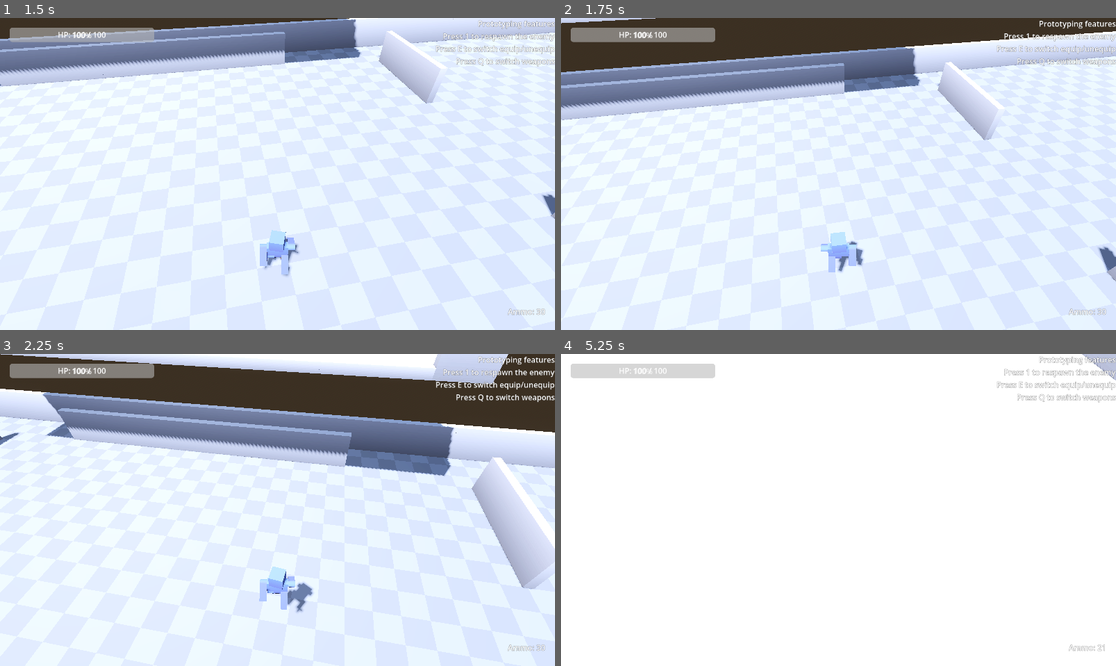
Above: before the commit, frames 1-4 (two rows, left to right).
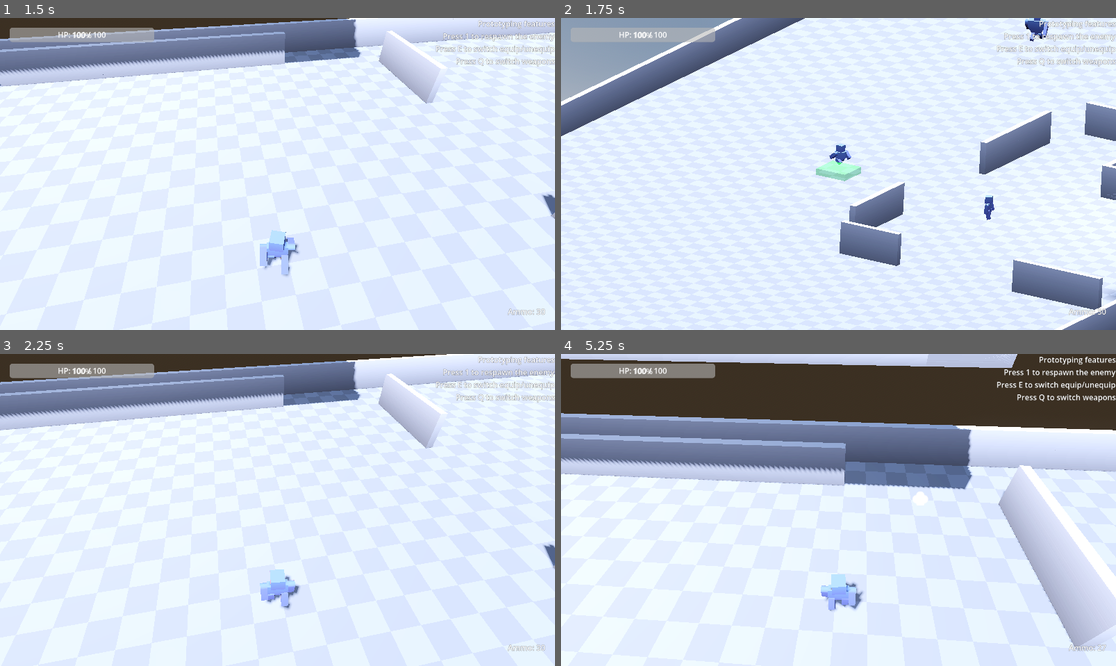
Above: after the commit, the same moments.

Repository: galih9/3d-semi-isometric-test
Game: Godot game, scene res://Scenes/MainMenu.tscn
Same seed, same stepped clock (60 frames per second), same inputs: the game is played once before the commit and once after it.
Inputs (mouse positions are in pixels of both pictures, inside the frame that each line leads up to):
- Up to frame 1 (1.5 s): click "PLAY" at 0.5 s; tap E (action) at 1.25 s; move the mouse to (305, 174) at 1.27 s; hold W (move_forward) from 1.28 s (still down); hold E (action) from 1.28 s (still down); click (305, 174) at 1.42 s
- Up to frame 2 (1.75 s): keep holding W (move_forward); keep holding E (action); tap Space (jump) at 1.52 s; tap B (build_mode, bound only after the commit) at 1.55 s
- Up to frame 3 (2.25 s): keep holding W (move_forward); move the mouse to (249, 510) at 2.02 s; release E (action) at 2.03 s; tap B (build_mode, bound only after the commit) at 2.1 s; click (249, 510) at 2.17 s
- Up to frame 4 (5.25 s): keep holding W (move_forward); tap Space (jump) at 2.27, 3.77, 4.52 s; tap E (action) at 2.3, 2.75, 3.8, 4.25, 5 s; move the mouse to (849, 503) at 2.77 s; hold E (action) 2.78-3.53 s; click (849, 503) at 2.92 s; tap B (build_mode, bound only after the commit) at 3.05, 4.55 s; move the mouse to (832, 516) at 3.52 s; tap Q (quick_switch) at 3.6 s; click (832, 516) at 3.67 s; move the mouse to (877, 513) at 4.27 s; press the mouse at (877, 513) at 4.28 s; tap R (reload) at 4.9 s; move the mouse to (794, 506) at 5.02 s; release the mouse at (794, 506) at 5.03 s; tap 1 (slot1) at 5.1 s; click (794, 506) at 5.17 s

Frame 1 is identical in both runs. In frame 2, 29% of the frame differs, in the area x 0-100%, y 0-100%; in frame 3, 30%; in frame 4, 71%.

Commit message:
add base building basis

Diff:
--- /dev/null
+++ b/Scenes/Construction/single_floor.tscn
@@ -0,0 +1,30 @@
+[gd_scene format=3 uid="uid://be2xc4snn1k8h"]
+
+[ext_resource type="PackedScene" uid="uid://be1nrccuctfxn" path="res://Asset/floor-thick.glb" id="1_q3o5o"]
+[ext_resource type="Script" path="res://Scripts/construction_item.gd" id="2_script"]
+
+[sub_resource type="ConcavePolygonShape3D" id="ConcavePolygonShape3D_0dgnl"]
+data = PackedVector3Array(-0.5, 0.19999999, -0.5, -0.5, 0, -0.5, 0.5, 0, -0.5, 0.5, 0, -0.5, 0.5, 0.19999999, -0.5, -0.5, 0.19999999, -0.5, -0.5, 0, 0.5, -0.5, 0, -0.5, -0.5, 0.19999999, -0.5, -0.5, 0.19999999, -0.5, -0.5, 0.19999999, 0.5, -0.5, 0, 0.5, -0.5, 0, 0.5, 0.5, 0, 0.5, 0.5, 0, -0.5, 0.5, 0, -0.5, -0.5, 0, -0.5, -0.5, 0, 0.5, 0.5, 0.19999999, 0.5, 0.5, 0, 0.5, -0.5, 0, 0.5, -0.5, 0, 0.5, -0.5, 0.19999999, 0.5, 0.5, 0.19999999, 0.5, 0.5, 0.19999999, 0.5, 0.5, 0.19999999, -0.5, 0.5, 0, -0.5, 0.5, 0, -0.5, 0.5, 0, 0.5, 0.5, 0.19999999, 0.5, -0.5, 0.19999999, -0.5, 0.5, 0.19999999, -0.5, 0.5, 0.19999999, 0.5, 0.5, 0.19999999, 0.5, -0.5, 0.19999999, 0.5, -0.5, 0.19999999, -0.5)
+
+[node name="SingleFloor" unique_id=238284794 instance=ExtResource("1_q3o5o")]
+script = ExtResource("2_script")
+
+[node name="StaticBody3D" parent="floor-thick" index="0"]
+unique_id = 398873662
+
+[node name="CollisionShape3D" parent="floor-thick/StaticBody3D" index="0"]
+unique_id = 1756527144
+shape = SubResource("ConcavePolygonShape3D_0dgnl")
+
+# Markers for snapping (assuming 1x1 size, centered at 0,0)
+[node name="SnapNorth" type="Marker3D" parent="." index="1"]
+transform = Transform3D(1, 0, 0, 0, 1, 0, 0, 0, 1, 0, 0, -0.5)
+
+[node name="SnapSouth" type="Marker3D" parent="." index="2"]
+transform = Transform3D(-1, 0, -8.74228e-08, 0, 1, 0, 8.74228e-08, 0, -1, 0, 0, 0.5)
+
+[node name="SnapEast" type="Marker3D" parent="." index="3"]
+transform = Transform3D(-4.37114e-08, 0, -1, 0, 1, 0, 1, 0, -4.37114e-08, 0.5, 0, 0)
+
+[node name="SnapWest" type="Marker3D" parent="." index="4"]
+transform = Transform3D(-4.37114e-08, 0, 1, 0, 1, 0, -1, 0, -4.37114e-08, -0.5, 0, 0)
--- /dev/null
+++ b/Scenes/Construction/single_wall.tscn
@@ -0,0 +1,17 @@
+[gd_scene format=3 uid="uid://dw0df2v7gy3dn"]
+
+[ext_resource type="PackedScene" uid="uid://d2ogum7pjllga" path="res://Asset/wall.glb" id="1_sc377"]
+[ext_resource type="Script" path="res://Scripts/construction_item.gd" id="2_script"]
+
+[sub_resource type="ConcavePolygonShape3D" id="ConcavePolygonShape3D_580tv"]
+data = PackedVector3Array(0.099999994, 1, 0.5, 0.099999994, 1, -0.5, 0.099999994, 0, -0.5, 0.099999994, 0, -0.5, 0.099999994, 0, 0.5, 0.099999994, 1, 0.5, -0.099999994, 1, -0.5, -0.099999994, 0, -0.5, 0.099999994, 0, -0.5, 0.099999994, 0, -0.5, 0.099999994, 1, -0.5, -0.099999994, 1, -0.5, -0.099999994, 0, 0.5, -0.099999994, 0, -0.5, -0.099999994, 1, -0.5, -0.099999994, 1, -0.5, -0.099999994, 1, 0.5, -0.099999994, 0, 0.5, 0.099999994, 1, 0.5, 0.099999994, 0, 0.5, -0.099999994, 0, 0.5, -0.099999994, 0, 0.5, -0.099999994, 1, 0.5, 0.099999994, 1, 0.5, -0.099999994, 0, 0.5, 0.099999994, 0, 0.5, 0.099999994, 0, -0.5, 0.099999994, 0, -0.5, -0.099999994, 0, -0.5, -0.099999994, 0, 0.5, -0.099999994, 1, -0.5, 0.099999994, 1, -0.5, 0.099999994, 1, 0.5, 0.099999994, 1, 0.5, -0.099999994, 1, 0.5, -0.099999994, 1, -0.5)
+
+[node name="SingleWall" unique_id=1738359082 instance=ExtResource("1_sc377")]
+script = ExtResource("2_script")
+
+[node name="StaticBody3D" parent="wall" index="0"]
+unique_id = 2017887736
+
+[node name="CollisionShape3D" parent="wall/StaticBody3D" index="0"]
+unique_id = 1009102628
+shape = SubResource("ConcavePolygonShape3D_580tv")
--- /dev/null
+++ b/Scripts/building_manager.gd
@@ -0,0 +1,166 @@
+extends Node3D
+
+const ConstructionItemScript = preload("res://Scripts/construction_item.gd")
+
+@export var floor_scene: PackedScene = preload("res://Scenes/Construction/single_floor.tscn")
+@export var wall_scene: PackedScene = preload("res://Scenes/Construction/single_wall.tscn")
+@export var snap_threshold: float = 2.0
+
+@onready var build_camera: Camera3D = %BuildCamera
+@onready var player: CharacterBody3D = %Player
+
+var current_ghost: Node3D = null
+var current_scene_to_build: PackedScene = null
+var active_build_mode: bool = false
+
+# Raycasting
+const RAY_LENGTH = 1000.0
+
+func _ready() -> void:
+	# Ensure primary_click action exists
+	if not InputMap.has_action("primary_click"):
+		InputMap.add_action("primary_click")
+		var ev = InputEventMouseButton.new()
+		ev.button_index = MOUSE_BUTTON_LEFT
+		InputMap.action_add_event("primary_click", ev)
+
+	# Connect to build mode signal or check state in process
+	# Assuming GameManager or input handles build mode toggling.
+	# For this implementation, we check build_camera state.
+
+	# Initial Setup
+	current_scene_to_build = floor_scene
+
+func _process(_delta: float) -> void:
+	# Check if we should be active
+	var is_cam_active = build_camera.current
+
+	if is_cam_active and not active_build_mode:
+		_enter_build_mode()
+	elif not is_cam_active and active_build_mode:
+		_exit_build_mode()
+
+	if active_build_mode:
+		_handle_building_logic()
+
+func _enter_build_mode() -> void:
+	active_build_mode = true
+	Input.mouse_mode = Input.MOUSE_MODE_VISIBLE
+	if player.has_method("set_frozen"):
+		player.set_frozen(true)
+
+	# Spawn initial ghost
+	_spawn_ghost()
+
+func _exit_build_mode() -> void:
+	active_build_mode = false
+	Input.mouse_mode = Input.MOUSE_MODE_CAPTURED
+	if player.has_method("set_frozen"):
+		player.set_frozen(false)
+
+	_despawn_ghost()
+
+func _input(event: InputEvent) -> void:
+	if not active_build_mode:
+		return
+
+	if event.is_action_pressed("ui_left"):
+		_change_construction_item(floor_scene)
+	elif event.is_action_pressed("ui_right"):
+		_change_construction_item(wall_scene)
+	elif event.is_action_pressed("primary_click"):
+		if current_ghost and current_ghost.visible:
+			_place_object()
+
+func _change_construction_item(new_scene: PackedScene) -> void:
+	current_scene_to_build = new_scene
+	_despawn_ghost()
+	_spawn_ghost()
+
+func _spawn_ghost() -> void:
+	if current_scene_to_build:
+		current_ghost = current_scene_to_build.instantiate()
+		add_child(current_ghost)
+		# Use script constant for enum
+		if current_ghost.has_method("set_state"):
+			current_ghost.set_state(ConstructionItemScript.State.GHOST)
+
+func _despawn_ghost() -> void:
+	if current_ghost:
+		current_ghost.queue_free()
+		current_ghost = null
+
+func _handle_building_logic() -> void:
+	if not current_ghost:
+		return
+
+	var mouse_pos = get_viewport().get_mouse_position()
+	var from = build_camera.project_ray_origin(mouse_pos)
+	var to = from + build_camera.project_ray_normal(mouse_pos) * RAY_LENGTH
+
+	var space_state = get_world_3d().direct_space_state
+	var query = PhysicsRayQueryParameters3D.create(from, to)
+	# query.collision_mask = ... # Set if specific layers needed (e.g., ground/floors only)
+
+	var result = space_state.intersect_ray(query)
+
+	if result:
+		var hit_position = result.position
+		var hit_collider = result.collider
+
+		# Snapping Logic
+		var snapped_transform = Transform3D(Basis(), hit_position)
+		var _found_snap = false
+
+		# Check for markers if hitting a valid structure
+		# Assuming collider is part of a construction item (SingleFloor)
+		# Node structure: SingleFloor -> floor-thick -> StaticBody3D -> CollisionShape
+		# So collider is StaticBody3D. Owner or parent logic:
+		var root_node = hit_collider.owner
+		if not root_node and hit_collider.get_parent():
+			root_node = hit_collider.get_parent().get_parent() # Heuristic for imported scenes
+
+		# Check type using preloaded script
+		if root_node and root_node is ConstructionItemScript:
+			# Look for Markers
+			var best_dist = snap_threshold
+			var best_marker = null
+
+			for child in root_node.get_children():
+				if child is Marker3D:
+					var marker_global_pos = child.global_position
+					var dist = hit_position.distance_to(marker_global_pos)
+					if dist < best_dist:
+						best_dist = dist
+						best_marker = child
+
+			if best_marker:
+				snapped_transform = best_marker.global_transform
+				_found_snap = true
+
+				# For walls (or generally), align rotation to marker
+				# Markers on floor should be oriented such that -Z (Forward) points OUT or ALONG the edge appropriate for the wall
+				# The current_ghost will adopt this transform
+
+		# Apply transform
+		current_ghost.global_transform = snapped_transform
+		current_ghost.visible = true
+	else:
+		# Hide ghost if pointing at void? Or detect ground plane (y=0)?
+		# For now, let's plane-cast to Y=0 if no hit, or just hide
+		var plane = Plane(Vector3.UP, 0)
+		var intersection = plane.intersects_ray(from, build_camera.project_ray_normal(mouse_pos))
+
+		if intersection:
+			current_ghost.global_position = intersection
+			current_ghost.global_rotation = Vector3.ZERO
+			current_ghost.visible = true
+		else:
+			current_ghost.visible = false
+
+func _place_object() -> void:
+	var new_obj = current_scene_to_build.instantiate()
+	get_parent().add_child(new_obj) # Add to main scene root preferably
+	new_obj.global_transform = current_ghost.global_transform
+	if new_obj.has_method("set_state"):
+		new_obj.set_state(ConstructionItemScript.State.PLACED)
--- /dev/null
+++ b/Scripts/construction_item.gd
@@ -0,0 +1,61 @@
+extends Node3D
+class_name ConstructionItem
+
+enum State {GHOST, PLACED}
+
+var current_state: State = State.PLACED
+var ghost_material_override: StandardMaterial3D
+
+@onready var collision_shapes: Array[CollisionShape3D] = []
+@onready var mesh_instances: Array[MeshInstance3D] = []
+
+func _ready() -> void:
+	# Find all collision shapes and meshes recursively if needed,
+	# but for now we assume they are children or grandchildren.
+	_find_children_nodes(self)
+
+func _find_children_nodes(node: Node) -> void:
+	for child in node.get_children():
+		if child is CollisionShape3D:
+			collision_shapes.append(child)
+		elif child is MeshInstance3D:
+			mesh_instances.append(child)
+
+		# Recursive search
+		if child.get_child_count() > 0:
+			_find_children_nodes(child)
+
+func set_state(state: State) -> void:
+	current_state = state
+
+	match state:
+		State.GHOST:
+			# Disable collisions
+			for shape in collision_shapes:
+				shape.disabled = true
+
+			# Apply visual ghost effect (e.g., transparency/green tint)
+			_apply_ghost_visuals()
+
+		State.PLACED:
+			# Enable collisions
+			for shape in collision_shapes:
+				shape.disabled = false
+
+			# Restore original visuals
+			_restore_visuals()
+
+func _apply_ghost_visuals() -> void:
+	if not ghost_material_override:
+		ghost_material_override = StandardMaterial3D.new()
+		ghost_material_override.transparency = BaseMaterial3D.TRANSPARENCY_ALPHA
+		ghost_material_override.albedo_color = Color(0.2, 1.0, 0.2, 0.5) # Semi-transparent green
+
+	for mesh in mesh_instances:
+		# Store original material if not already?
+		# For simplicity, we just override component materials
+		mesh.material_override = ghost_material_override
+
+func _restore_visuals() -> void:
+	for mesh in mesh_instances:
+		mesh.material_override = null
--- a/Scripts/game_manager.gd
+++ b/Scripts/game_manager.gd
@@ -2,6 +2,7 @@
 
 # Store enemy spawn data: { "scene_path": String, "transform": Transform3D }
 var initial_enemies_data: Array = []
+@onready var build_camera = %BuildCamera
 
 func _ready() -> void:
 	# Wait one frame to ensure all enemies are initialized and in the group
@@ -22,6 +23,8 @@
 	if event.is_action_pressed("slot1"): # Key 1
 		print("GameManager: Respawning enemies...")
 		respawn_enemies()
+	if event.is_action_pressed("build_mode"):
+		build_camera.current = !build_camera.current
 
 func respawn_enemies() -> void:
 	# 1. Remove existing enemies
--- a/Scripts/player.gd
+++ b/Scripts/player.gd
@@ -20,7 +20,7 @@
 @export var camera_angle: float = -45.0
 @export var camera_smoothness: float = 5.0
 @export var mouse_sensitivity: float = 0.3
-@export var vertical_limit: float = 10.0
+@export var vertical_limit: float = 5.0
 
 # --- Nodes ---
 @onready var anim_player: AnimationPlayer = $AnimationPlayer
@@ -178,6 +178,9 @@
 	_anim_playback = anim_tree.get("parameters/movement/playback")
 
 func _physics_process(delta: float) -> void:
+	if is_frozen:
+		return
+
 	# Gravity
 	if not is_on_floor():
 		velocity.y -= _gravity * delta
@@ -321,6 +324,12 @@
 		gun_attach_point.rotation_degrees.x = - _camera_pitch + 10
 
 func _unhandled_input(event: InputEvent) -> void:
+	if is_frozen:
+		# Still allow unlocking mouse with Escape for safety?
+		if event.is_action_pressed("ui_cancel"):
+			Input.mouse_mode = Input.MOUSE_MODE_VISIBLE
+		return
+
 	if event is InputEventMouseMotion and Input.mouse_mode == Input.MOUSE_MODE_CAPTURED:
 		_camera_yaw -= event.relative.x * mouse_sensitivity * 0.01
 		_camera_pitch -= event.relative.y * mouse_sensitivity * 0.1
@@ -377,7 +386,6 @@
 	if not InputMap.has_action("move_right"): _add_key_action("move_right", KEY_D)
 	if not InputMap.has_action("jump"): _add_key_action("jump", KEY_SPACE)
 	if not InputMap.has_action("sprint"): _add_key_action("sprint", KEY_SHIFT)
-	if not InputMap.has_action("reload"): _add_key_action("reload", KEY_R)
 	if not InputMap.has_action("quick_switch"): _add_key_action("quick_switch", KEY_Q)
 
 func _add_key_action(action_name: String, key_code: int) -> void:
@@ -385,3 +393,14 @@
 	var ev = InputEventKey.new()
 	ev.physical_keycode = key_code
 	InputMap.action_add_event(action_name, ev)
+
+# --- Freeze State for Build Mode ---
+var is_frozen: bool = false
+
+func set_frozen(frozen: bool) -> void:
+	is_frozen = frozen
+	if is_frozen:
+		velocity = Vector3.ZERO
+		# Optional: Reset animations to idle
+		if _anim_playback:
+			_anim_playback.travel("idle")
--- a/main.tscn
+++ b/main.tscn
@@ -8,6 +8,7 @@
 [ext_resource type="PackedScene" uid="uid://b8x7y605w4v3u" path="res://Scenes/ui.tscn" id="4_ui"]
 [ext_resource type="PackedScene" uid="uid://c5gll0id5rvyl" path="res://Library/Scenes/corner_wall.tscn" id="5_7mycd"]
 [ext_resource type="Script" uid="uid://c86gi163gm65a" path="res://Scripts/game_manager.gd" id="6_gm"]
+[ext_resource type="Script" path="res://Scripts/building_manager.gd" id="7_buildmgr"]
 
 [sub_resource type="ProceduralSkyMaterial" id="ProceduralSkyMaterial_sun"]
 sky_horizon_color = Color(0.64625, 0.65575, 0.67075, 1)
@@ -26,35 +27,36 @@
 vertices = PackedVector3Array(-7.75, 0.5, -7.25, -7.5, 0.5, -7.25, -7.25, 0.5, -8.25, -9.25, 0.5, -7.25, -5.5, 0.5, -18 …(770 unchanged characters)…
 polygons = [PackedInt32Array(2, 1, 0), PackedInt32Array(0, 3, 2), PackedInt32Array(2, 3, 4), PackedInt32Array(5, 9, 6), …(1384 unchanged characters)…
 
-[node name="Test Level" type="Node3D"]
+[node name="Test Level" type="Node3D" unique_id=839520520]
 script = ExtResource("6_gm")
 
-[node name="BigEnemy" parent="." groups=["enemies"] instance=ExtResource("1_272bh")]
+[node name="BigEnemy" parent="." unique_id=1794780639 groups=["enemies"] instance=ExtResource("1_272bh")]
 transform = Transform3D(1, 0, 0, 0, 1, 0, 0, 0, 1, 16.486776, 0.7946434, -13.709339)
 max_health = 1000.0
 
-[node name="Enemy" parent="." groups=["enemies"] instance=ExtResource("2_lquwl")]
+[node name="Enemy" parent="." unique_id=1801826635 groups=["enemies"] instance=ExtResource("2_lquwl")]
 transform = Transform3D(1, 0, 0, 0, 1, 0, 0, 0, 1, 0, 0.17542171, -14.49284)
 
-[node name="Player" parent="." instance=ExtResource("1_1bvp3")]
+[node name="Player" parent="." unique_id=553542295 instance=ExtResource("1_1bvp3")]
+unique_name_in_owner = true
 transform = Transform3D(1, 0, 0, 0, 1, 0, 0, 0, 1, -3.1969447, 0.53692436, -5.2140427)
 
-[node name="DirectionalLight3D" type="DirectionalLight3D" parent="."]
+[node name="DirectionalLight3D" type="DirectionalLight3D" parent="." unique_id=87489133]
 transform = Transform3D(-0.866025, -0.433013, 0.25, 0, 0.5, 0.866025, -0.5, 0.75, -0.433013, 0, 0, 0)
 shadow_enabled = true
 
-[node name="SpotLight3D" type="SpotLight3D" parent="."]
+[node name="SpotLight3D" type="SpotLight3D" parent="." unique_id=1799044027]
 transform = Transform3D(1, 0, 0, 0, -4.371139e-08, 1, 0, -1, -4.371139e-08, 0, 13.400124, -0.2547493)
 light_energy = 5.425
 spot_range = 16.800013
 
-[node name="WorldEnvironment" type="WorldEnvironment" parent="."]
+[node name="WorldEnvironment" type="WorldEnvironment" parent="." unique_id=1692342620]
 environment = SubResource("Environment_0xm2m")
 
-[node name="NavigationRegion3D" type="NavigationRegion3D" parent="."]
+[node name="NavigationRegion3D" type="NavigationRegion3D" parent="." unique_id=1220188284]
 navigation_mesh = SubResource("NavigationMesh_0xm2m")
 
-[node name="Floors" type="GridMap" parent="NavigationRegion3D"]
+[node name="Floors" type="GridMap" parent="NavigationRegion3D" unique_id=716750883]
 mesh_library = ExtResource("3_lquwl")
 cell_size = Vector3(1, 1, 1)
 cell_center_y = false
@@ -63,7 +65,7 @@
 }
 metadata/_editor_floor_ = Vector3(0, 3, 0)
 
-[node name="Walls" type="GridMap" parent="NavigationRegion3D"]
+[node name="Walls" type="GridMap" parent="NavigationRegion3D" unique_id=104815137]
 mesh_library = ExtResource("4_lquwl")
 cell_size = Vector3(1, 1, 1)
 cell_center_y = false
@@ -72,7 +74,16 @@
 }
 metadata/_editor_floor_ = Vector3(0, 0, 0)
 
-[node name="CornerWall" parent="NavigationRegion3D" instance=ExtResource("5_7mycd")]
+[node name="CornerWall" parent="NavigationRegion3D" unique_id=67321336 instance=ExtResource("5_7mycd")]
 transform = Transform3D(-4.371139e-08, 0, -1, 0, 1, 0, 1, 0, -4.371139e-08, 23.1, 0, 3.1)
 
-[node name="UI" parent="." instance=ExtResource("4_ui")]
+[node name="UI" parent="." unique_id=697902261 instance=ExtResource("4_ui")]
+
+[node name="BuildingManager" type="Node3D" parent="." unique_id=987654321]
+script = ExtResource("7_buildmgr")
+
+[node name="BuildCamera" type="Camera3D" parent="." unique_id=311885619]
+unique_name_in_owner = true
+transform = Transform3D(0.49386558, 0.23935871, -0.8359451, 0.05113261, 0.9517088, 0.30271417, 0.8680336, -0.19224414, 0.4577772, -26.592312, 8.996291, 2.6796842)
+projection = 1
+size = 9.421209
--- a/project.godot
+++ b/project.godot
@@ -46,3 +46,8 @@
 "events": [Object(InputEventKey,"resource_local_to_scene":false,"resource_name":"","device":-1,"window_id":0,"alt_press …(192 unchanged characters)…
 ]
 }
+build_mode={
+"deadzone": 0.2,
+"events": [Object(InputEventKey,"resource_local_to_scene":false,"resource_name":"","device":-1,"window_id":0,"alt_pressed":false,"shift_pressed":false,"ctrl_pressed":false,"meta_pressed":false,"pressed":false,"keycode":0,"physical_keycode":66,"key_label":0,"unicode":98,"location":0,"echo":false,"script":null)
+]
+}
Not shown: 1 places in Asset/Guns/Sprites/burst_animation.tres that only renumber resources
Not shown: 1 places in Library/floors-library.tres that only renumber resources
Not shown: 1 places in Library/walls-library.tres that only renumber resources
Not shown, added: Scripts/building_manager.gd.uid
Not shown, added: Scripts/construction_item.gd.uid
Not shown: 1 places in main.tscn that only renumber resources
